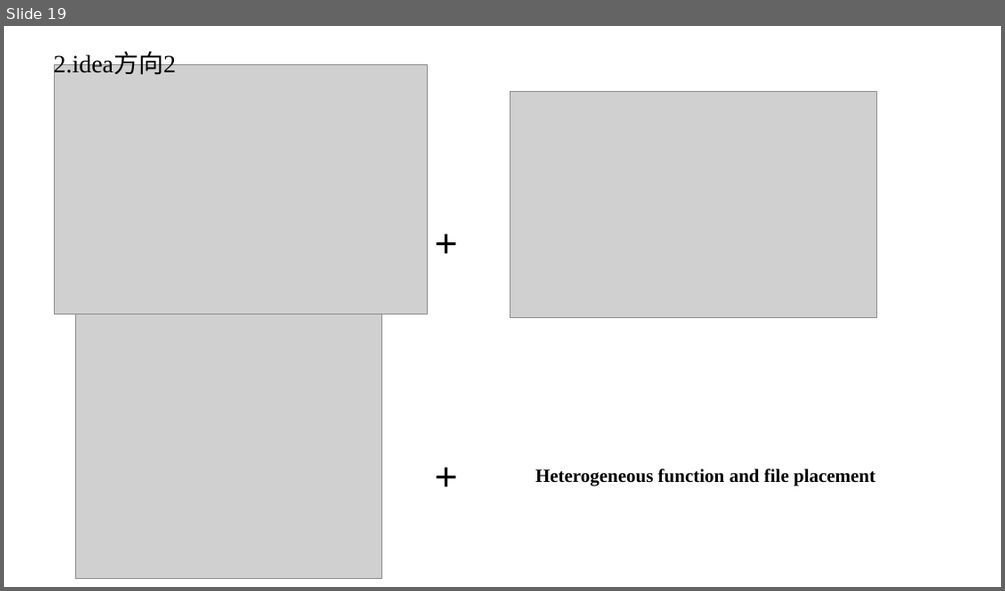
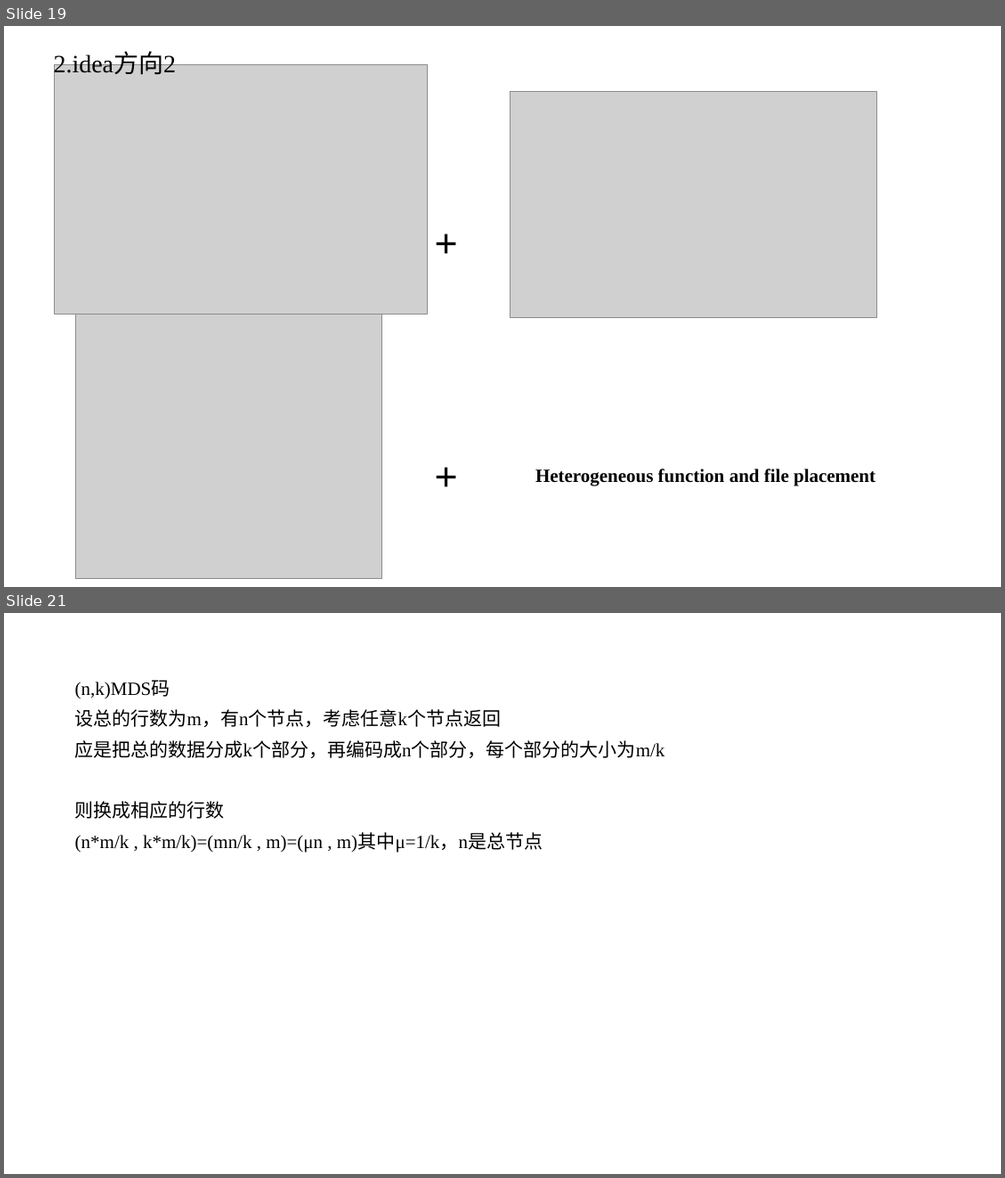
Before and after one commit to zhaojiayi/learning, a slide deck: EE/ppt/review.pptx. Shown one above the other, each under a label of ours: slide 19 before the commit, slides 19 and 21 after it; the slides between them are not shown. The pictures are 1005x591 and 1005x1178 pixels, drawn with LibreOffice and Linux fonts; fonts in the diff are those of the drawing; grey boxes stand for pictures. Boxes give left, top, right and bottom in pixels: in the first picture for what was removed or moved away, otherwise in the second. Text is boxed around its words. In the diff, an @@ line names an element or a change of style, - is before the commit and + after.

```diff
--- a/EE/ppt/review.pptx
+++ b/EE/ppt/review.pptx
@@ slide 21 added at [4,613,1001,1174], background #FFFFFF @@
@@ text added at [75,681,665,852], 18 pt, text #000000 @@
+(n,k)MDS码
+设总的行数为m，有n个节点，考虑任意k个节点返回
+应是把总的数据分成k个部分，再编码成n个部分，每个部分的大小为m/k
+则换成相应的行数
+(n*m/k , k*m/k)=(mn/k , m)=(μn , m)其中μ=1/k，n是总节点
```
Also in this commit, not shown: 1 other slide added, 9 other files.
